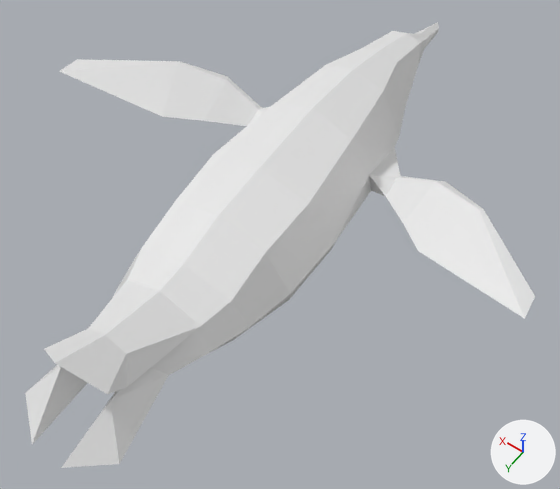
One commit to the FBX model Game_AI/Assets/Resources/Modeling/Penguin.fbx: the scene before it, then after it.
Camera for both pictures: a 50 mm camera at (-1.25, 1.79, 2.32) aimed at (-0.09, 0.16, -0.23). The axes (+X, +Y, +Z) are drawn at lower right. The lights are the same throughout. Where no turn or scale is listed for an object, it has been applied to the vertices. Vertices at the same position are counted once.
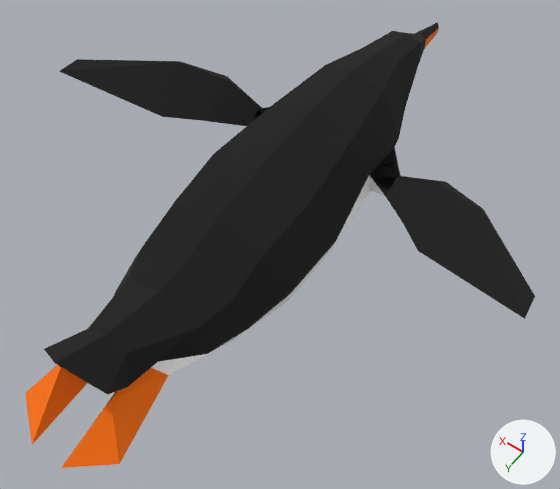
Location of each change, [x1, y1, x2, y2] in pixels of the pictures (560 x 489 px):
```json
{"part": 1, "of": "me_cube_002", "change": "added", "after": [370, 147, 432, 181]}
{"part": 2, "of": "me_cube_002", "change": "added", "after": [232, 84, 268, 114]}
{"part": 3, "of": "me_cube_002", "change": "recoloured", "before": [25, 28, 439, 468], "after": [25, 28, 439, 468], "on screen": "white to orange"}
{"part": 4, "of": "me_cube_002", "change": "recoloured", "before": [44, 22, 535, 394], "after": [44, 22, 535, 394], "on screen": "white to black"}
```

Scene script edits in JSON lines:
```json
{"op": "add", "block": "mat_매테리얼", "code": ["mat_매테리얼 = principled_material('매테리얼')", "mat_매테리얼.base_color = (1.0, 0.169, 0.0)  # orange #ff7200", "mat_매테리얼.roughness = 1.0"]}
{"op": "add", "block": "mat_매테리얼_001", "code": ["mat_매테리얼_001 = principled_material('매테리얼.001')", "mat_매테리얼_001.base_color = (0.00719, 0.00719, 0.00719)  # black #141414", "mat_매테리얼_001.roughness = 1.0"]}
{"block": "me_cube_002", "where": "# used by ob_cube; location = (0.0, 0.0, 0.0)"}
{"block": "me_cube_002", "where": "# verts and faces of me_cube_002; kept vertices keep their numbers, new ones are numbered from 142"}
{"block": "me_cube_002", "where": "# before: 54 (-0.26, -0.23, -0.05) at pixel (369, 174), 55 (-0.25, -0.47, -0.09) at pixel (394, 146), 58 (-0.36, -0.3, -0.06) at pixel (397, 177), 59 (-0.36, -0.33, -0.07) at pixel (400, 175), 67 (-0.53, -0.29, 0.03) at pixel (435, 180)"}
{"block": "me_cube_002", "where": "# before: 116 (0.26, -0.23, -0.05), 117 (0.25, -0.47, -0.09), 120 (0.36, -0.3, -0.06) at pixel (258, 109), 121 (0.36, -0.33, -0.07) at pixel (262, 107), 129 (0.53, -0.29, 0.03) at pixel (227, 80)"}
{"op": "remove", "block": "me_cube_002", "code": "me_cube_002.from_pydata(...)  # 142 vertices, 167 faces; spans x -1.1..1.1, y -1.33..1.39, z -0.44..0.22"}
{"op": "add", "block": "me_cube_002", "code": "me_cube_002.from_pydata(...)  # 142 vertices, 171 faces; spans x -1.1..1.1, y -1.33..1.39, z -0.44..0.22"}
{"block": "me_cube_002", "change": "me_cube_002 part 1"}
{"op": "add", "block": "me_cube_002", "code": "faces += [(54, 55, 58), (58, 59, 67)]  # mat_매테리얼_001 (black #141414)"}
{"block": "me_cube_002", "change": "me_cube_002 part 2"}
{"op": "add", "block": "me_cube_002", "code": "faces += [(116, 120, 117), (120, 129, 121)]  # mat_매테리얼_001 (black #141414)"}
{"block": "me_cube_002", "change": "me_cube_002 part 3: 26 faces spanning x -0.22..0.22, y -1.33..1.39, z -0.18..0.0 switch from mat_material (white #e7e7e7) to mat_매테리얼 (orange #ff7200)"}
{"block": "me_cube_002", "change": "me_cube_002 part 4: 85 faces spanning x -1.1..1.1, y -1.33..1.23, z -0.19..0.22 switch from mat_material (white #e7e7e7) to mat_매테리얼_001 (black #141414)"}
```
